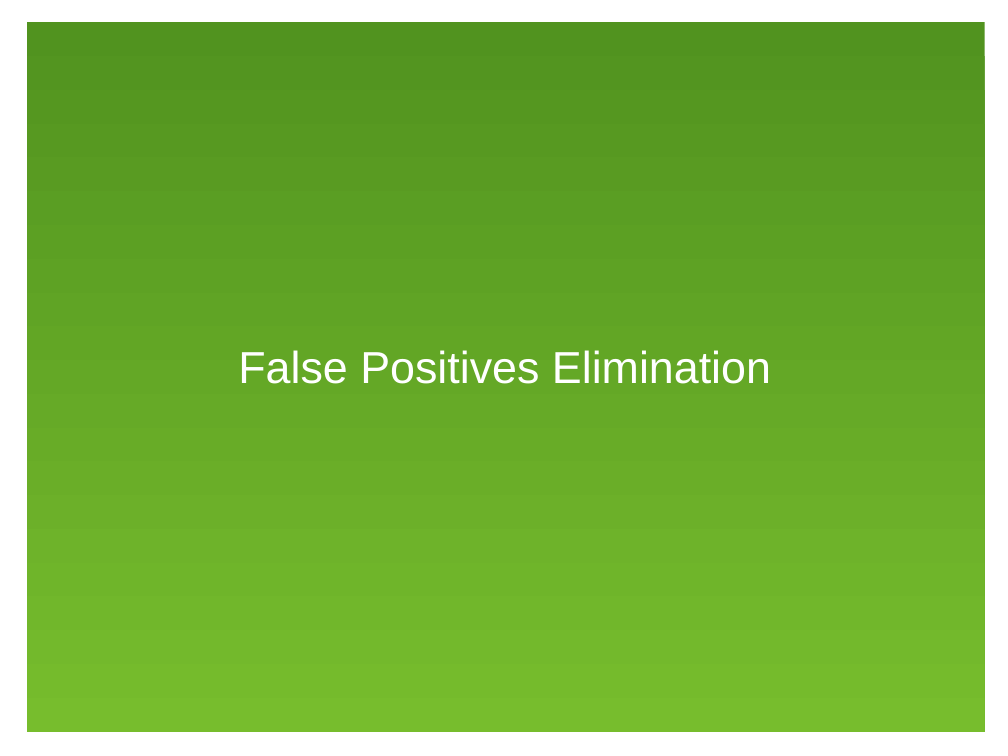
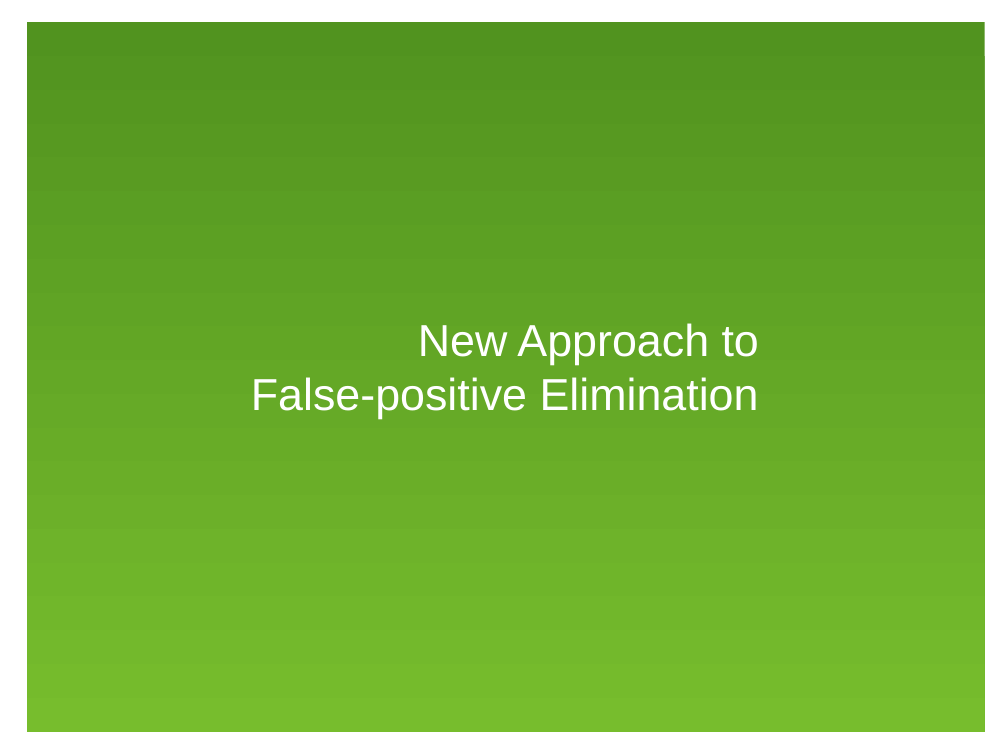
Before and after one commit to jirislaby/writings, a slide deck: slide 6 of presentations/fmics2012.odp. Drawn at 1008x756 pixels with LibreOffice and Linux fonts; fonts in the diff are those of the drawing. Boxes give left, top, right and bottom in pixels: in the first picture for what was removed or moved away, otherwise in the second. Text is boxed around its words. In the diff, an @@ line names an element or a change of style, - is before the commit and + after.

```diff
--- a/presentations/fmics2012.odp
+++ b/presentations/fmics2012.odp
@@ title at box(251, 323, 759, 419): text changed @@
-False Positives Elimination
+New Approach to
+False-positive Elimination
```
Also in this commit, not shown: 8 other slides changed, 8 slides added, 10 slides removed.
